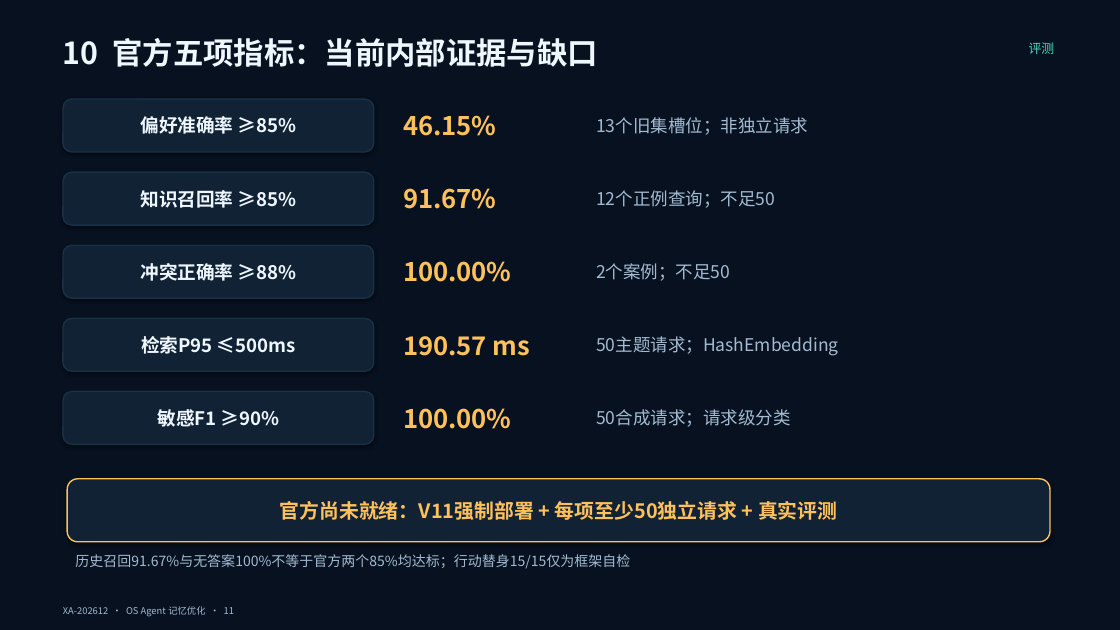
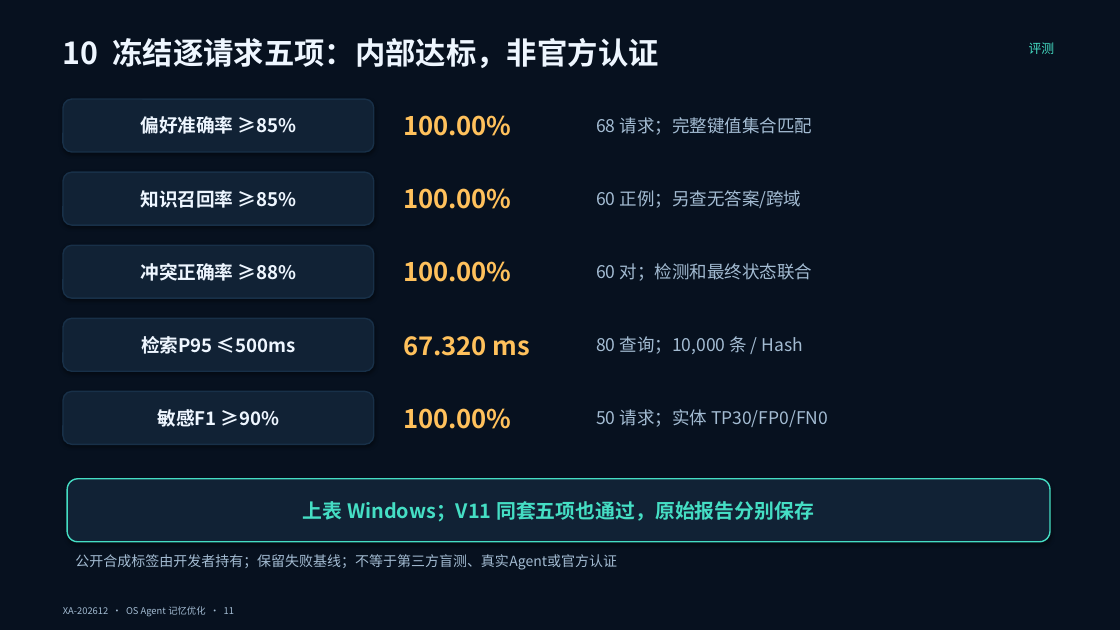
Before and after one commit to chanehwibo/tiaobei, a slide deck: slide 11 of deliverables/ppt/OS_Agent_记忆优化_答辩稿.pptx. Drawn at 1120x630 pixels with LibreOffice and Linux fonts; fonts in the diff are those of the drawing. Boxes give left, top, right and bottom in pixels: in the first picture for what was removed or moved away, otherwise in the second. Text is boxed around its words. In the diff, an @@ line names an element or a change of style, - is before the commit and + after.

```diff
--- a/deliverables/ppt/OS_Agent_记忆优化_答辩稿.pptx
+++ b/deliverables/ppt/OS_Agent_记忆优化_答辩稿.pptx
@@ text at [63,38,658,68]: text changed @@
-10 官方五项指标：当前内部证据与缺口
+10 冻结逐请求五项：内部达标，非官方认证
@@ text at [403,115,512,136]: text changed @@
-46.15%
+100.00%
@@ text at [596,117,812,135]: text changed @@
-13个旧集槽位；非独立请求
+68 请求；完整键值集合匹配
@@ text at [403,188,512,209]: text changed @@
-91.67%
+100.00%
@@ text at [596,190,802,208]: text changed @@
-12个正例查询；不足50
+60 正例；另查无答案/跨域
@@ text at [596,263,812,281]: text changed @@
-2个案例；不足50
+60 对；检测和最终状态联合
@@ text at [403,336,530,356]: text changed @@
-190.57 ms
+67.320 ms
@@ text at [596,336,803,354]: text changed @@
-50主题请求；HashEmbedding
+80 查询；10,000 条 / Hash
@@ text at [596,409,828,427]: text changed @@
-50合成请求；请求级分类
+50 请求；实体 TP30/FP0/FN0
@@ rounded rectangle "上表 Windows；V11 同套五项也通过，原始报告分别保存" at [67,479,1050,542]: outline #FFC15C 1.2 pt to #45DEC4 1.2 pt @@
@@ text in rounded rectangle at [303,501,814,522]: text changed; text colour #FFC15C to #45DEC4 @@
-官方尚未就绪：V11强制部署 + 每项至少50独立请求 + 真实评测
+上表 Windows；V11 同套五项也通过，原始报告分别保存
@@ text at [75,554,617,570]: text changed @@
-历史召回91.67%与无答案100%不等于官方两个85%均达标；行动替身15/15仅为框架自检
+公开合成标签由开发者持有；保留失败基线；不等于第三方盲测、真实Agent或官方认证
```
Also in this commit, not shown: 6 other slides changed, 32 other files.
